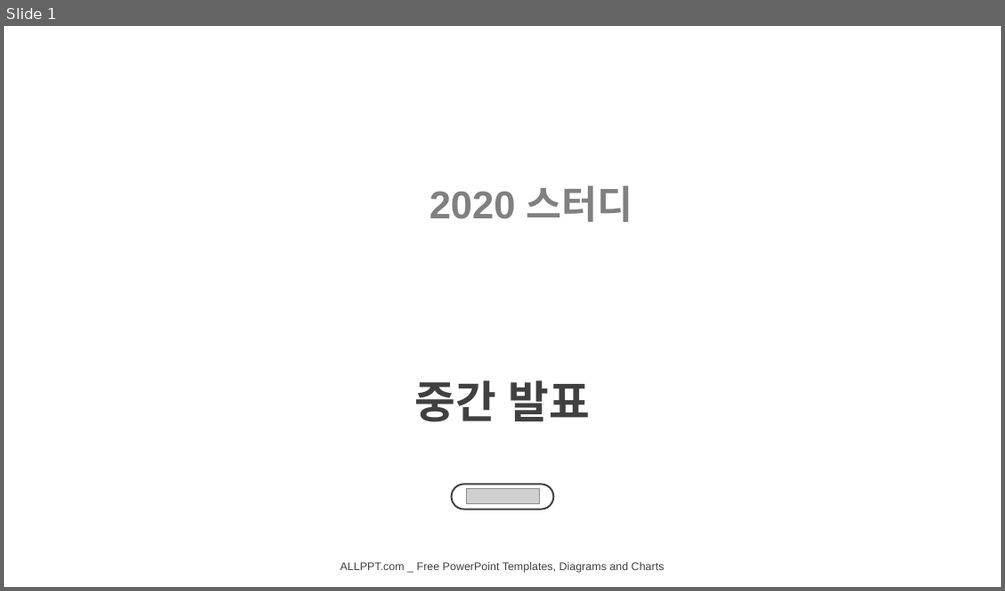
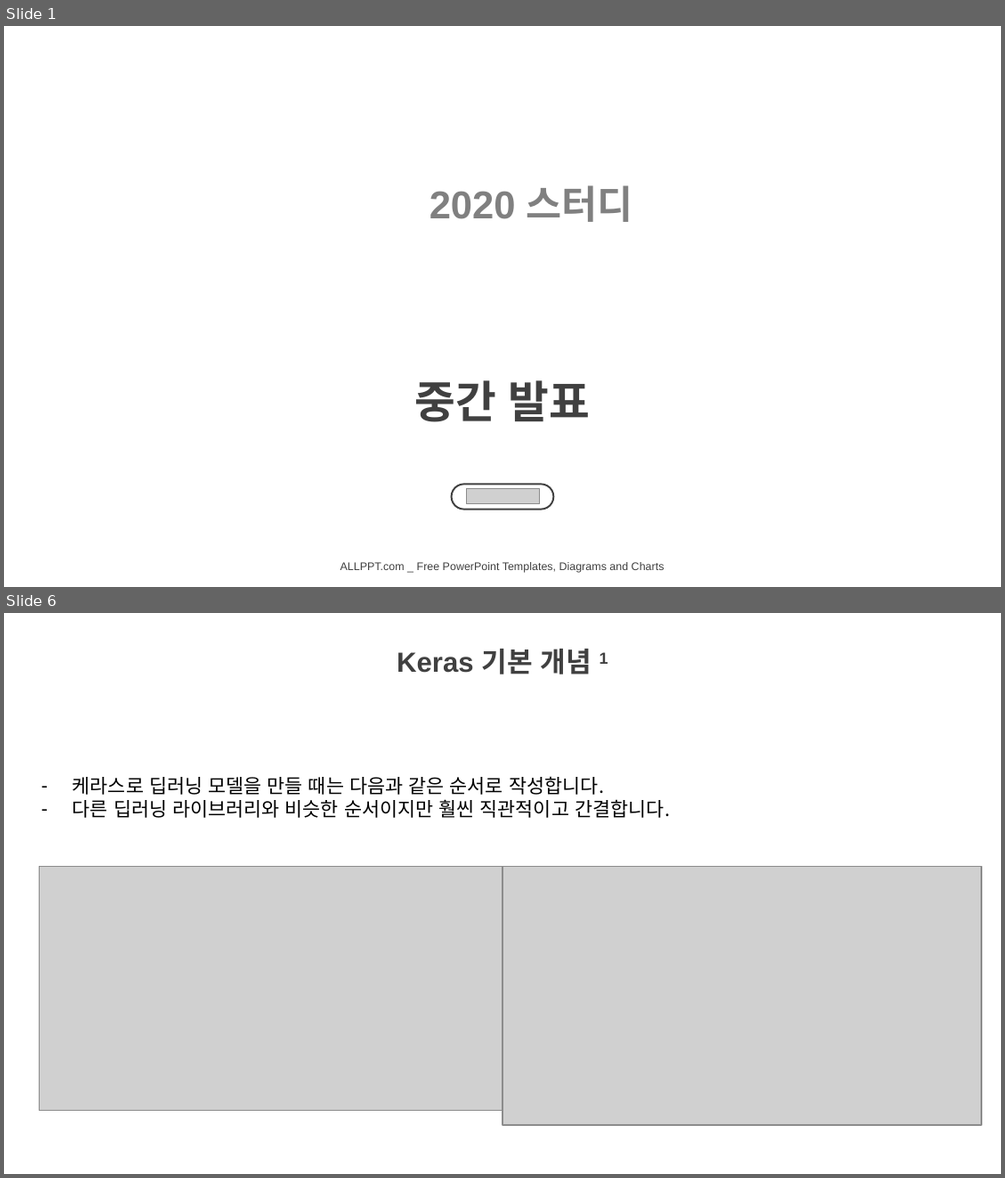
Before and after one commit to hana-dool/Keras, a slide deck: Week 2/Keras 중간발표.pptx. Shown one above the other, each under a label of ours: slide 1 before the commit, slides 1 and 6 after it; the slides between them are not shown. The pictures are 1005x591 and 1005x1178 pixels, drawn with LibreOffice and Linux fonts; fonts in the diff are those of the drawing; grey boxes stand for pictures; background and template pictures are left out. Boxes give left, top, right and bottom in pixels: in the first picture for what was removed or moved away, otherwise in the second. Text is boxed around its words. In the diff, an @@ line names an element or a change of style, - is before the commit and + after.

```diff
--- a/Week 2/Keras 중간발표.pptx
+++ b/Week 2/Keras 중간발표.pptx
@@ slide 6 added at (x1=4, y1=613, x2=1001, y2=1174), background picture (left out) @@
@@ title added at (x1=396, y1=649, x2=608, y2=674), 20 pt, text #404040, bold @@
+Keras 기본 개념 1
@@ text added at (x1=73, y1=776, x2=670, y2=818), 14 pt, text #000000 @@
+– 케라스로 딥러닝 모델을 만들 때는 다음과 같은 순서로 작성합니다.
+– 다른 딥러닝 라이브러리와 비슷한 순서이지만 훨씬 직관적이고 간결합니다.
@@ picture added at (x1=39, y1=866, x2=502, y2=1111) @@
@@ picture added at (x1=502, y1=866, x2=981, y2=1126) @@
```
Also in this commit, not shown: 2 slides changed, 3 other slides added, 1 slide removed.
